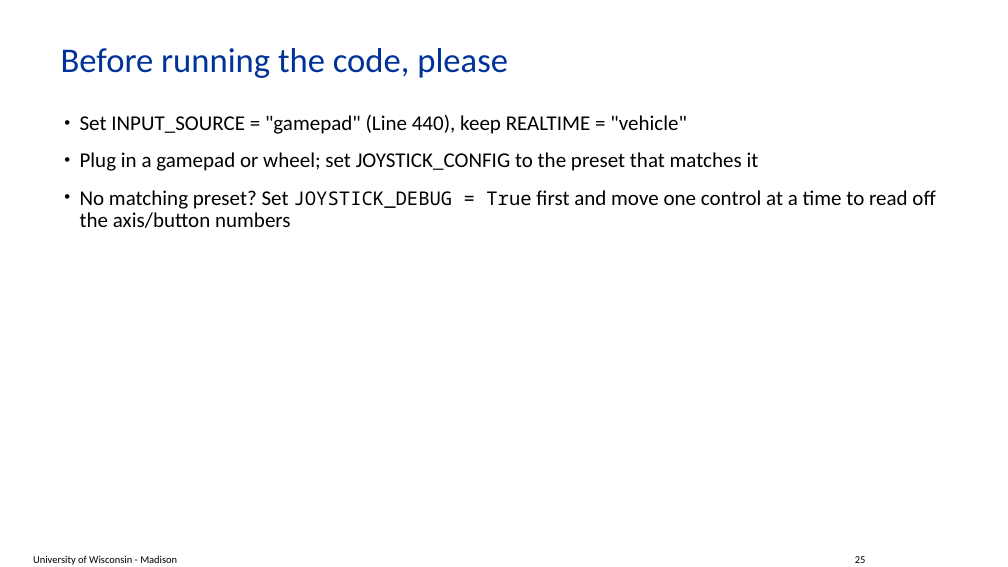
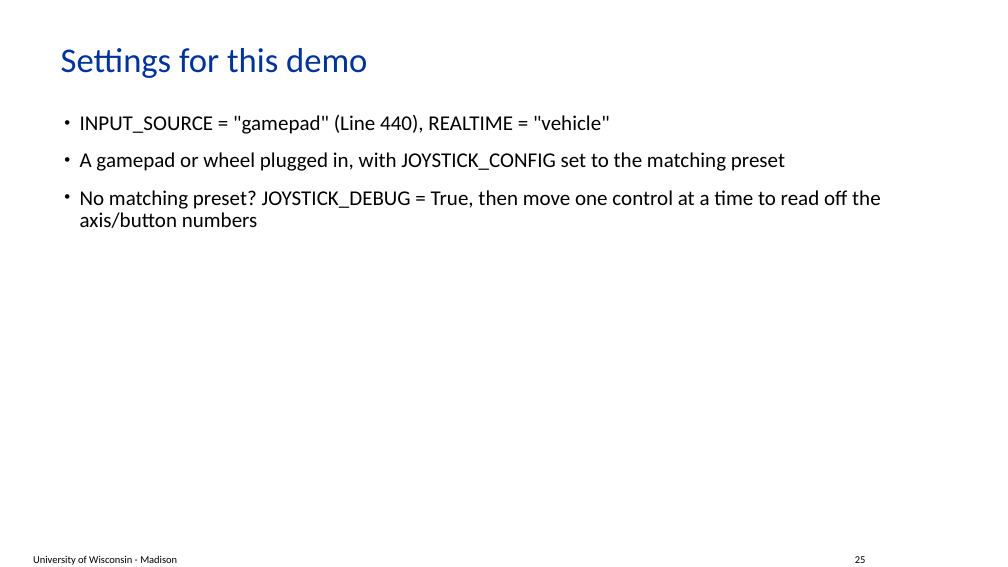
Before and after one commit to ksha23/chrono-hil-tutorial, a slide deck: slide 25 of tutorial_HIL_driver.pptx. Drawn at 1008x567 pixels with LibreOffice and Linux fonts; fonts in the diff are those of the drawing; background and template pictures are left out. Boxes give left, top, right and bottom in pixels: in the first picture for what was removed or moved away, otherwise in the second. Text is boxed around its words. In the diff, an @@ line names an element or a change of style, - is before the commit and + after.

```diff
--- a/tutorial_HIL_driver.pptx
+++ b/tutorial_HIL_driver.pptx
@@ title at box(61, 48, 367, 78): text changed @@
-Before running the code, please
+Settings for this demo
@@ text at box(80, 115, 881, 228): text changed @@
-• Set INPUT_SOURCE = "gamepad" (Line 440), keep REALTIME = "vehicle"
-• Plug in a gamepad or wheel; set JOYSTICK_CONFIG to the preset that matches it
-• No matching preset? Set JOYSTICK_DEBUG = True first and move one control at a time to read off the axis/button numbers
+• INPUT_SOURCE = "gamepad" (Line 440), REALTIME = "vehicle"
+• A gamepad or wheel plugged in, with JOYSTICK_CONFIG set to the matching preset
+• No matching preset? JOYSTICK_DEBUG = True, then move one control at a time to read off the axis/button numbers
```
Also in this commit, not shown: 13 other slides changed, 3 other files.
